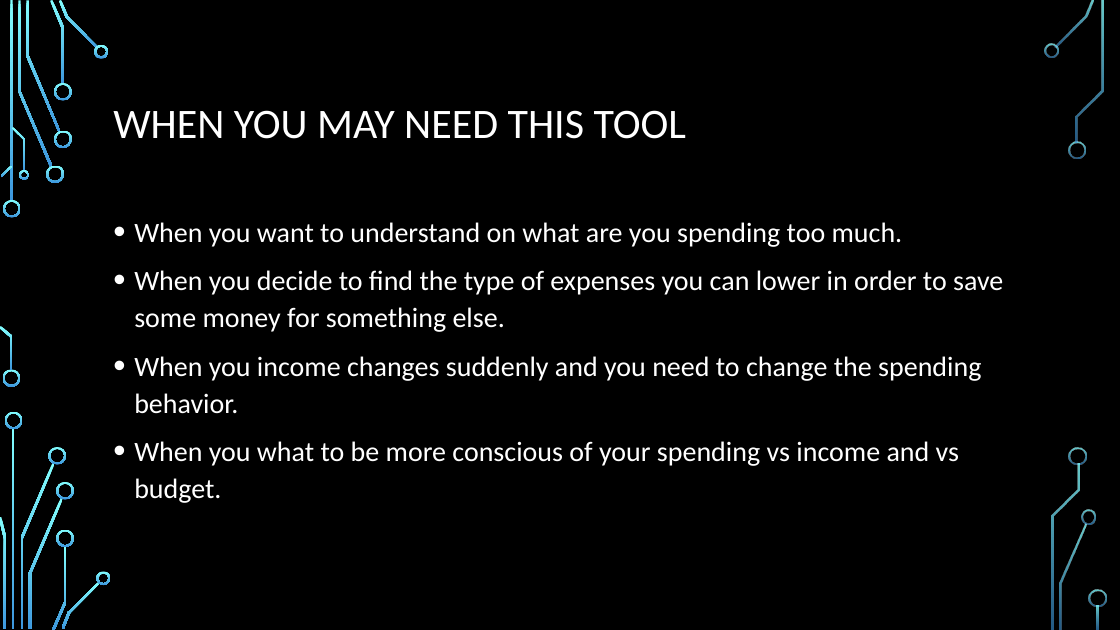
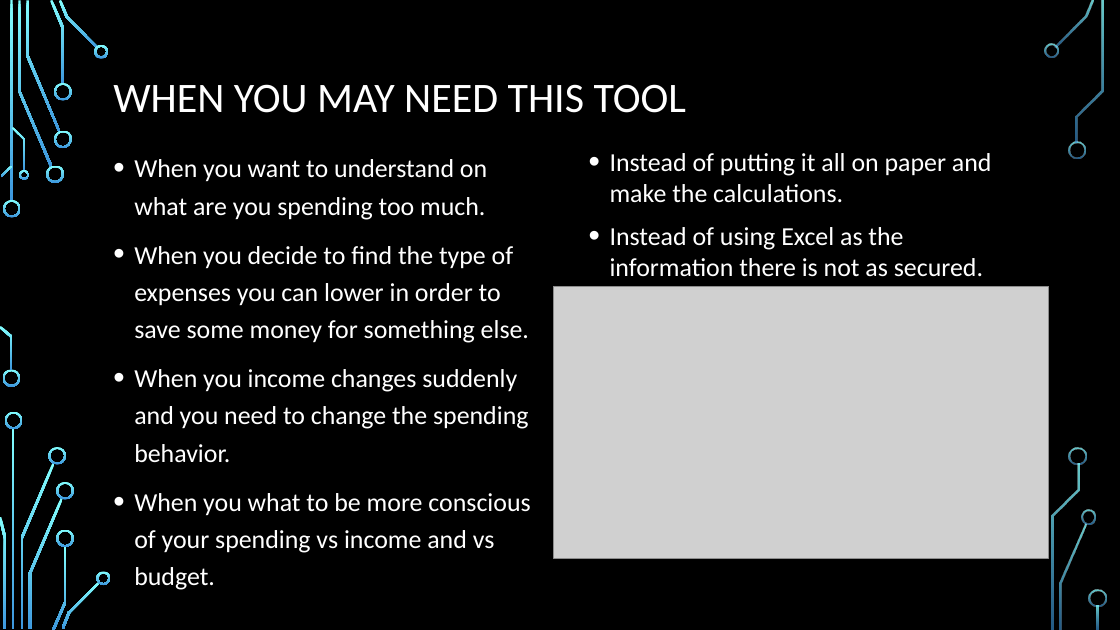
Before and after one commit to loritta/java2-familybei, a slide deck: slide 2 of Presentation_TP_Larisa_evening.pptx. Drawn at 1120x630 pixels with LibreOffice and Linux fonts; fonts in the diff are those of the drawing; grey boxes stand for pictures; background and template pictures are left out. Boxes give left, top, right and bottom in pixels: in the first picture for what was removed or moved away, otherwise in the second. Text is boxed around its words. In the diff, an @@ line names an element or a change of style, - is before the commit and + after.

```diff
--- a/Presentation_TP_Larisa_evening.pptx
+++ b/Presentation_TP_Larisa_evening.pptx
@@ title "WHEN YOU MAY NEED THIS ...": place and size @@
-title "WHEN YOU MAY NEED THIS ..." at (113, 110, 687, 139)
+title "WHEN YOU MAY NEED THIS ..." at (113, 84, 687, 113)
@@ text "When you want to understand ...": place and size @@
-text "When you want to understand ..." at (134, 222, 1003, 503)
+text "When you want to understand ..." at (134, 159, 530, 553)
@@ text "When you want to understand ..." at (134, 159, 530, 553): size 24 to 22.2 pt; line spacing 1.1 to 1.2 @@
@@ text added at (610, 153, 992, 277), 22.2 pt, text #FFFFFF @@
+• Instead of putting it all on paper and make the calculations.
+• Instead of using Excel as the information there is not as secured.
@@ picture added at (554, 287, 1049, 559) @@
```
Also in this commit, not shown: 4 other slides changed, 5 other files.
